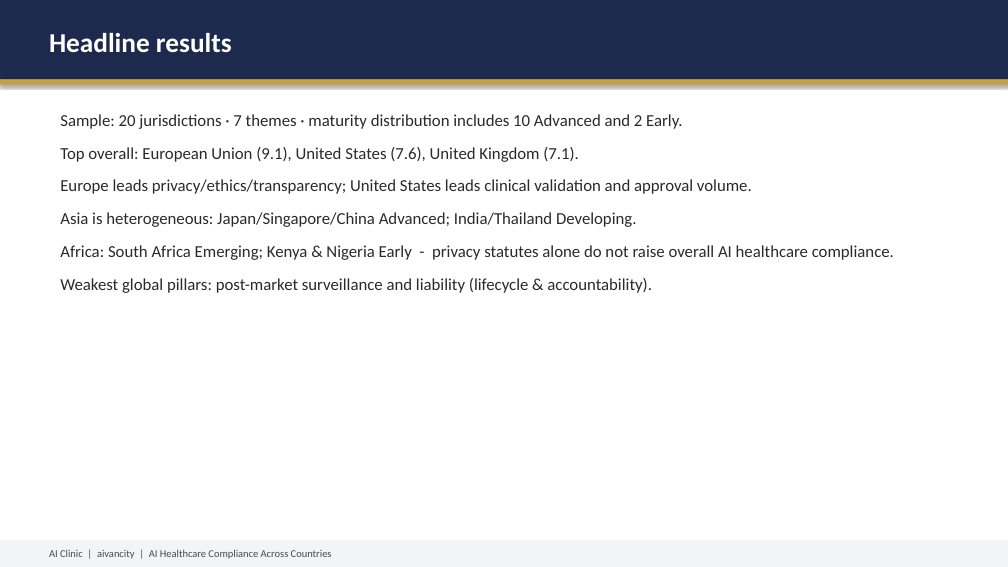
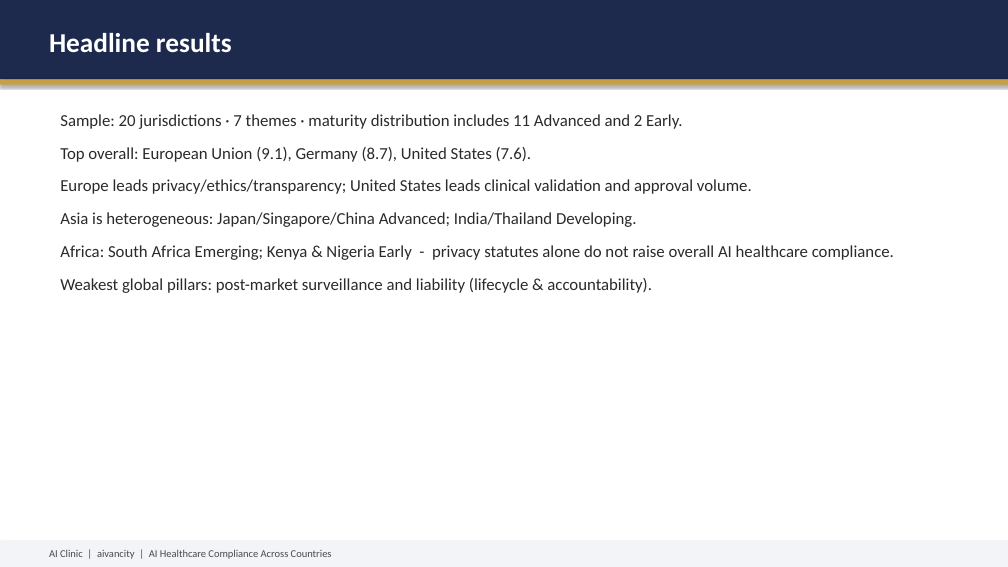
Before and after one commit to remi7025/AI-Clinic, a slide deck: slide 15 of AI_Clinic_Presentation.pptx. Drawn at 1008x567 pixels with LibreOffice and Linux fonts; fonts in the diff are those of the drawing. Boxes give left, top, right and bottom in pixels: in the first picture for what was removed or moved away, otherwise in the second. Text is boxed around its words. In the diff, an @@ line names an element or a change of style, - is before the commit and + after.

```diff
--- a/AI_Clinic_Presentation.pptx
+++ b/AI_Clinic_Presentation.pptx
@@ text at bbox=[60, 114, 682, 162]: text changed @@
-Sample: 20 jurisdictions · 7 themes · maturity distribution includes 10 Advanced and 2 Early.
-Top overall: European Union (9.1), United States (7.6), United Kingdom (7.1).
+Sample: 20 jurisdictions · 7 themes · maturity distribution includes 11 Advanced and 2 Early.
+Top overall: European Union (9.1), Germany (8.7), United States (7.6).
```
Also in this commit, not shown: 3 other slides changed, 29 other files.
